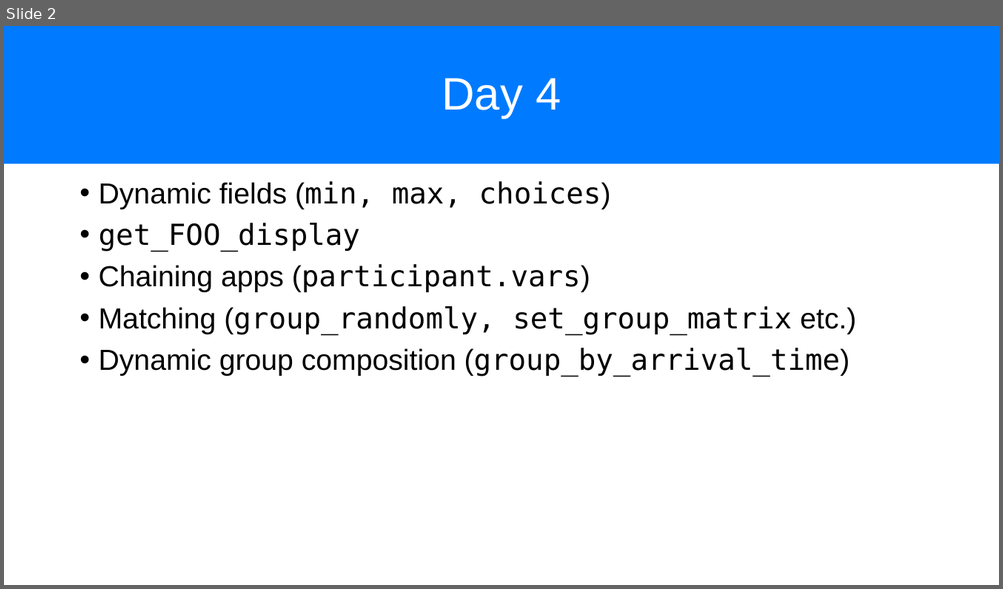
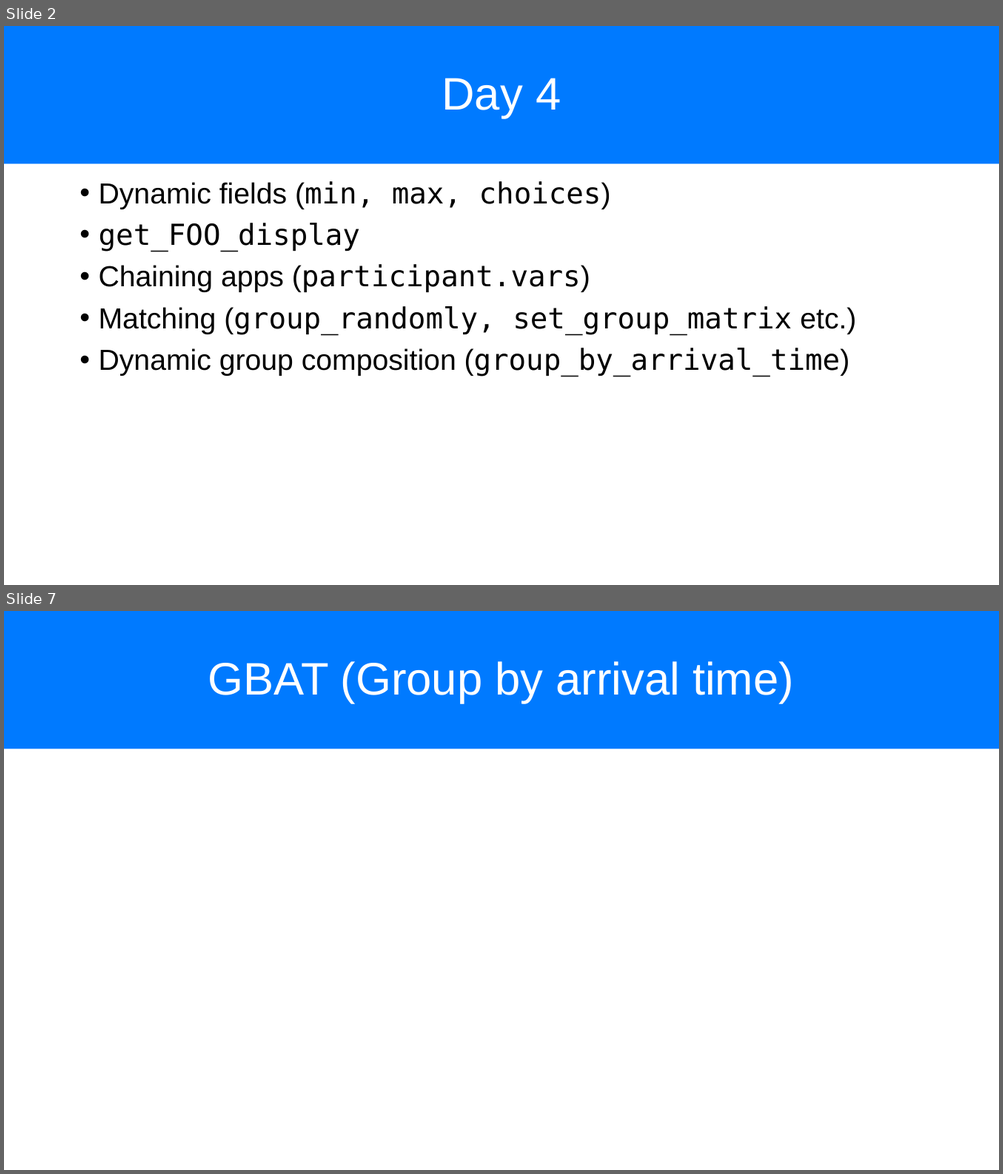
Before and after one commit to chapkovski/uncertainty-summer-school, a slide deck: presentations/frankfurt_july_2019 day4.pptx. Shown one above the other, each under a label of ours: slide 2 before the commit, slides 2 and 7 after it; the slides between them are not shown. The pictures are 1003x589 and 1003x1174 pixels, drawn with LibreOffice and Linux fonts; fonts in the diff are those of the drawing. Boxes give left, top, right and bottom in pixels: in the first picture for what was removed or moved away, otherwise in the second. Text is boxed around its words. In the diff, an @@ line names an element or a change of style, - is before the commit and + after.

```diff
--- a/presentations/frankfurt_july_2019 day4.pptx
+++ b/presentations/frankfurt_july_2019 day4.pptx
@@ slide 7 added at box(4, 611, 999, 1170), background #FFFFFF @@
@@ title added at box(4, 611, 999, 749), fill #007AFF, 44 pt, text #FFFFFF @@
+GBAT (Group by arrival time)
```
Also in this commit, not shown: 4 other slides added, 4 other files.
